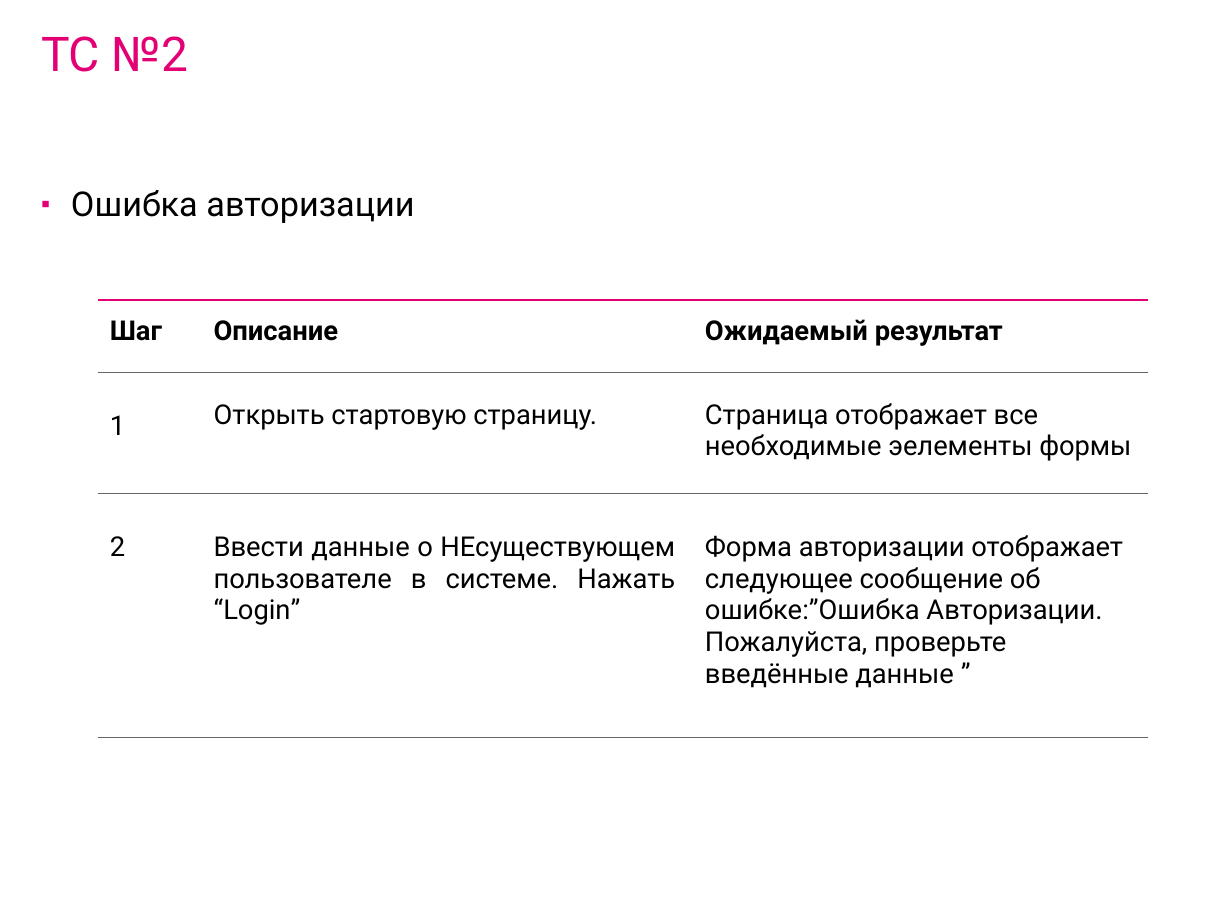
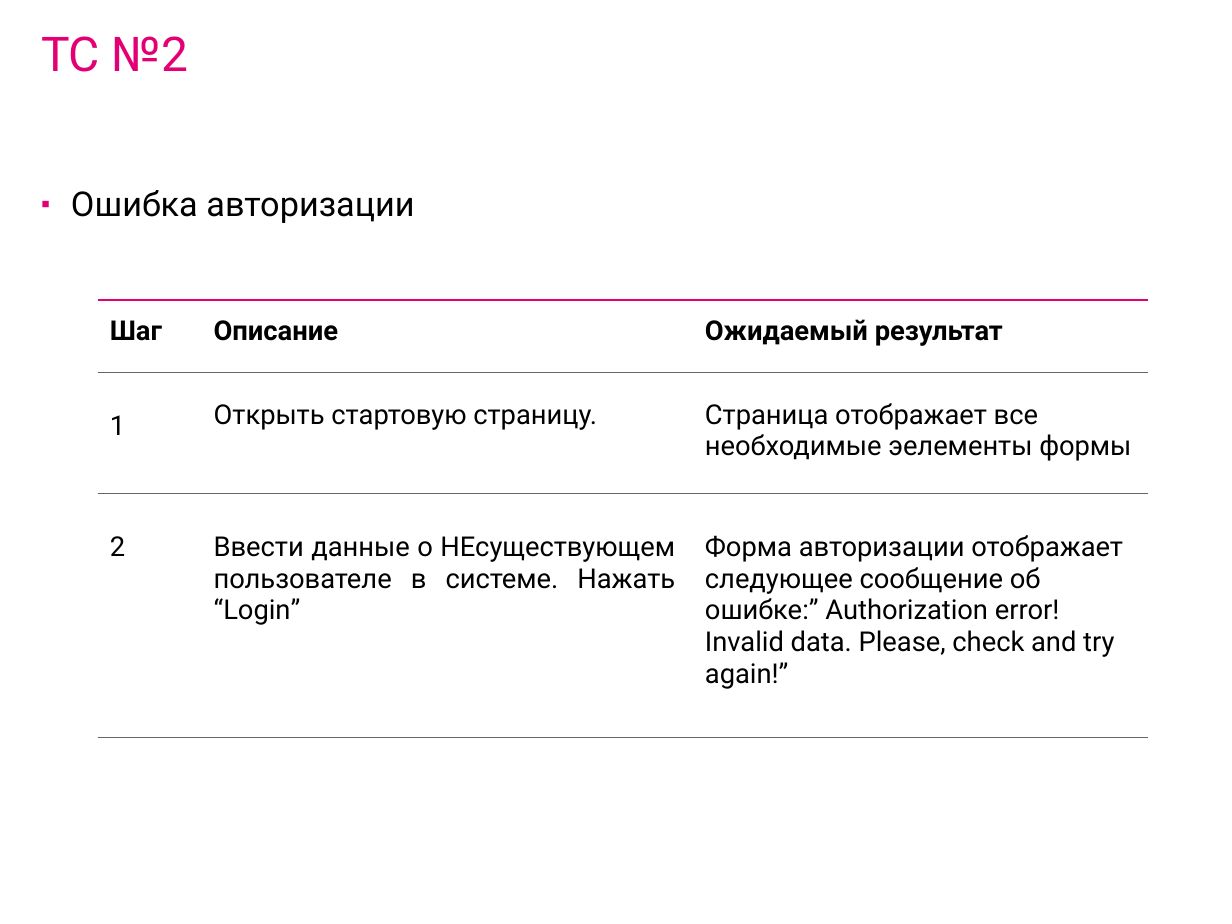
Before and after one commit to IvanCS/JMeterAvtoTestingDemo, a slide deck: slide 17 of documents/presentation.ppt (slide 18 before the commit). Drawn at 1232x924 pixels with LibreOffice and Linux fonts; fonts in the diff are those of the drawing; background and template pictures are left out. Boxes give left, top, right and bottom in pixels: in the first picture for what was removed or moved away, otherwise in the second. Text is boxed around its words. In the diff, an @@ line names an element or a change of style, - is before the commit and + after.

Commit message:
update ppt

```diff
--- a/documents/presentation.ppt
+++ b/documents/presentation.ppt
@@ table at (97, 301, 1147, 738) @@
-row 3, column 3: Форма авторизации отображает следующее сообщение об ошибке:”Ошибка Авторизации. Пожалуйста, проверьте введённые данные ”
+row 3, column 3: Форма авторизации отображает следующее сообщение об ошибке:” Authorization error! Invalid data. Please, check and try again!”
```
Also in this commit, not shown: 5 other slides changed, 9 slides added, 12 other files.
